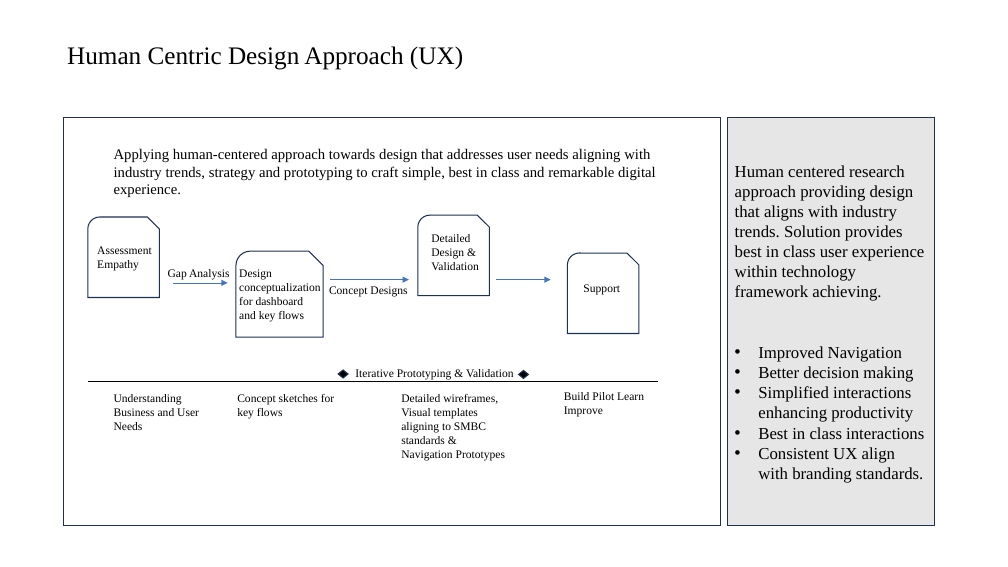
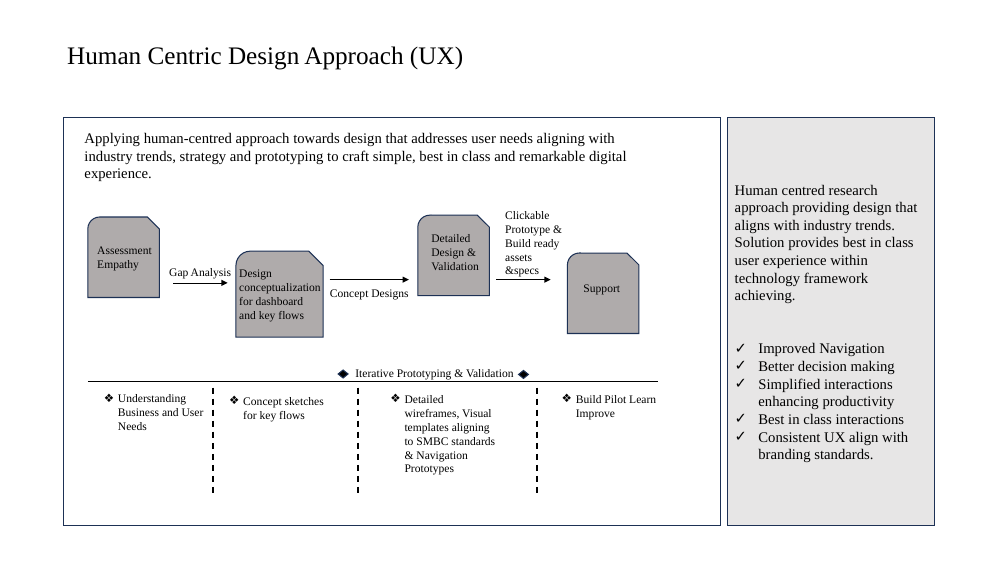
Before and after one commit to itsmeneeraj/alpha, a slide deck: slide 7 of Study - Note.pptx (slide 9 before the commit). Drawn at 1008x567 pixels with LibreOffice and Linux fonts; fonts in the diff are those of the drawing. Boxes give left, top, right and bottom in pixels: in the first picture for what was removed or moved away, otherwise in the second. Text is boxed around its words. In the diff, an @@ line names an element or a change of style, - is before the commit and + after.

```diff
--- a/Study - Note.pptx
+++ b/Study - Note.pptx
@@ text at [84, 132, 627, 181]: text changed @@
-Applying human-centered approach towards design that addresses user needs aligning with industry trends, strategy and prototyping to craft simple, best in class and remarkable digital experience.
+Applying human-centred approach towards design that addresses user needs aligning with industry trends, strategy and prototyping to craft simple, best in class and remarkable digital experience.
@@ text in rectangle at [735, 184, 917, 303]: text changed; size 16 to 14 pt @@
-Human centered research approach providing design that aligns with industry trends. Solution provides best in class user experience within technology framework achieving.
+Human centred research approach providing design that aligns with industry trends. Solution provides best in class user experience within technology framework achieving.
@@ text added at [505, 211, 560, 277], 11 pt, text #000000 @@
+Clickable Prototype & Build ready assets &specs
@@ fill none to #AFABAB in 4 elements at [88, 217, 160, 297], [236, 251, 323, 337], [418, 216, 490, 296], [568, 253, 640, 333] @@
@@ arrow (173, 283) - (228, 283): stroke #4472C4 0.5 pt to #000000 0.5 pt @@
@@ arrow (330, 280) - (409, 280): stroke #4472C4 0.5 pt to #000000 0.5 pt @@
@@ arrow (496, 280) - (551, 280): stroke #4472C4 0.5 pt to #000000 0.5 pt @@
@@ text in rectangle at [758, 342, 908, 462]: size 16 to 14 pt in "Improved Navigation", "Better decision making", "Simplified interactions enhancing productivity", "Best in class interactions" and 1 more places; bullet • to ✓ @@
@@ line added from (213, 388) to (213, 493), #000000 1.5 pt dashed @@
@@ line added from (358, 388) to (358, 493), #000000 1.5 pt dashed @@
@@ bullet none to ❖ in 4 elements at [576, 395, 656, 420], [118, 394, 204, 430], [243, 397, 324, 422], [405, 395, 495, 475] @@
@@ line added from (537, 388) to (537, 493), #000000 1.5 pt dashed @@
```
Also in this commit, not shown: 5 other slides changed, 6 slides added, 2 slides removed, 1 other file.
